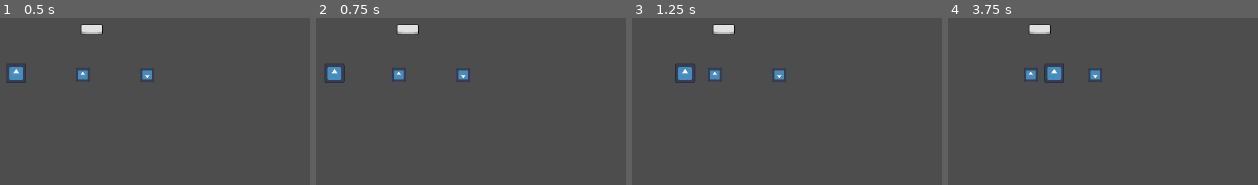
Above: before the commit, frames 1-4 (left to right).
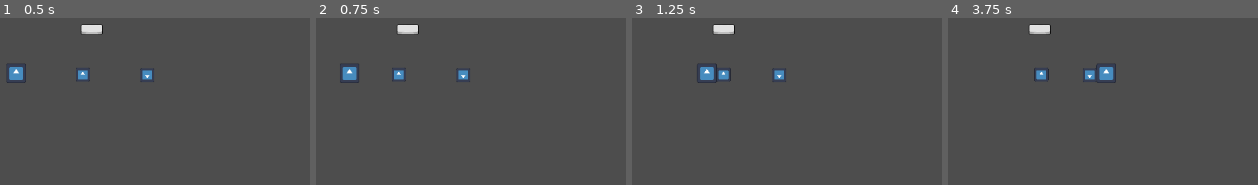
Above: after the commit, the same moments.

Repository: MikalMica/Mascarada-to-wapa
Game: Godot game, scene res://Scenes/Scenarios/triggers_alec.tscn
Two runs of this game, one before a commit and one after it. Both use one fixed random seed, a clock stepped at 60 frames per second and the inputs below. This scene is started directly instead of the project's main scene. The engine's default icon, where the game draws it, is replaced by a stand-in: a white triangle on a blue panel in a dark square.
Inputs:
- Up to frame 1 (0.5 s): no input
- Up to frame 2 (0.75 s): tap Enter at 0.5 s; hold Right (Right) from 0.53 s (still down); hold E (default_mask) from 0.53 s (still down)
- Up to frame 3 (1.25 s): keep holding Right (Right); keep holding E (default_mask)
- Up to frame 4 (3.75 s): release Right (Right) at 1.28 s; release E (default_mask) at 1.28 s; hold Down (Down) 1.28-2.03 s; tap R (object_mask) at 1.35, 2.85 s; hold Right (Right) 2.03-2.78 s; hold E (default_mask) 2.03-2.78 s; hold Up (Up) 2.78-3.53 s; hold A (Left) from 3.53 s (still down); hold E (default_mask) from 3.53 s (still down)

Frame 1 is identical in both runs. In frame 2, 0.9% of the frame differs, in the area x 2-14%, y 27-39%; in frame 3, 1.2%; in frame 4, 1.6%, in the area x 24-55%, y 27-39%.

Commit message:
Player done
-El jugador se mueve adecuadamente
-La llave funca
-La caja funca

Diff:
--- a/MascaradaToWapa/Scenes/Scenarios/triggers_alec.tscn
+++ b/MascaradaToWapa/Scenes/Scenarios/triggers_alec.tscn
@@ -127,6 +127,7 @@
 gravity_scale = 0.0
 lock_rotation = true
 script = ExtResource("7_ow35p")
+friction = 1.0
 metadata/_edit_group_ = true
 
 [node name="AnimatedSprite2D" type="AnimatedSprite2D" parent="Box" unique_id=1779559505]
@@ -146,7 +147,7 @@
 gravity_scale = 0.0
 lock_rotation = true
 script = ExtResource("7_ow35p")
-friction = 0.05
+friction = 0.5
 metadata/_edit_group_ = true
 
 [node name="AnimatedSprite2D" type="AnimatedSprite2D" parent="Key" unique_id=1608372748]
--- a/MascaradaToWapa/Scripts/door.gd
+++ b/MascaradaToWapa/Scripts/door.gd
@@ -9,17 +9,11 @@
 func _process(delta: float) -> void:
 	pass
 func _activate() -> void:
-	_open()
-
-func _deactivate() -> void:
-	_close()
-
-func _close()-> void:
-	#Cambia sprite y activa el collider
-	$CollisionShape2D.set_deferred("disabled", false)
-	$AnimatedSprite2D.frame = 0
-
-func _open()-> void:
 	#Cambia sprite y desactiva el collider
 	$CollisionShape2D.set_deferred("disabled", true)
 	$AnimatedSprite2D.frame = 1
+
+func _deactivate() -> void:
+	#Cambia sprite y activa el collidere
+	$CollisionShape2D.set_deferred("disabled", false)
+	$AnimatedSprite2D.frame = 0
--- a/MascaradaToWapa/Scripts/movement_component.gd
+++ b/MascaradaToWapa/Scripts/movement_component.gd
@@ -1,7 +1,9 @@
 extends RigidBody2D
 class_name Character
 
-@export var speed := 250.0
+@export var force := 2500.0
+@export var maxSpeed := 150.0
+
 var _dir = Vector2(0, 0)
 # Called when the node enters the scene tree for the first time.
 func _ready() -> void:
@@ -9,7 +11,10 @@
 
 # Called every frame. 'delta' is the elapsed time since the previous frame.
 func _physics_process(delta: float) -> void:
-	apply_central_impulse(_dir * speed * delta)
+
+	apply_force(_dir * force)
+	if linear_velocity.length() > maxSpeed:
+		linear_velocity = _dir * maxSpeed
 
 
 func move(direction: Vector2) -> void:
